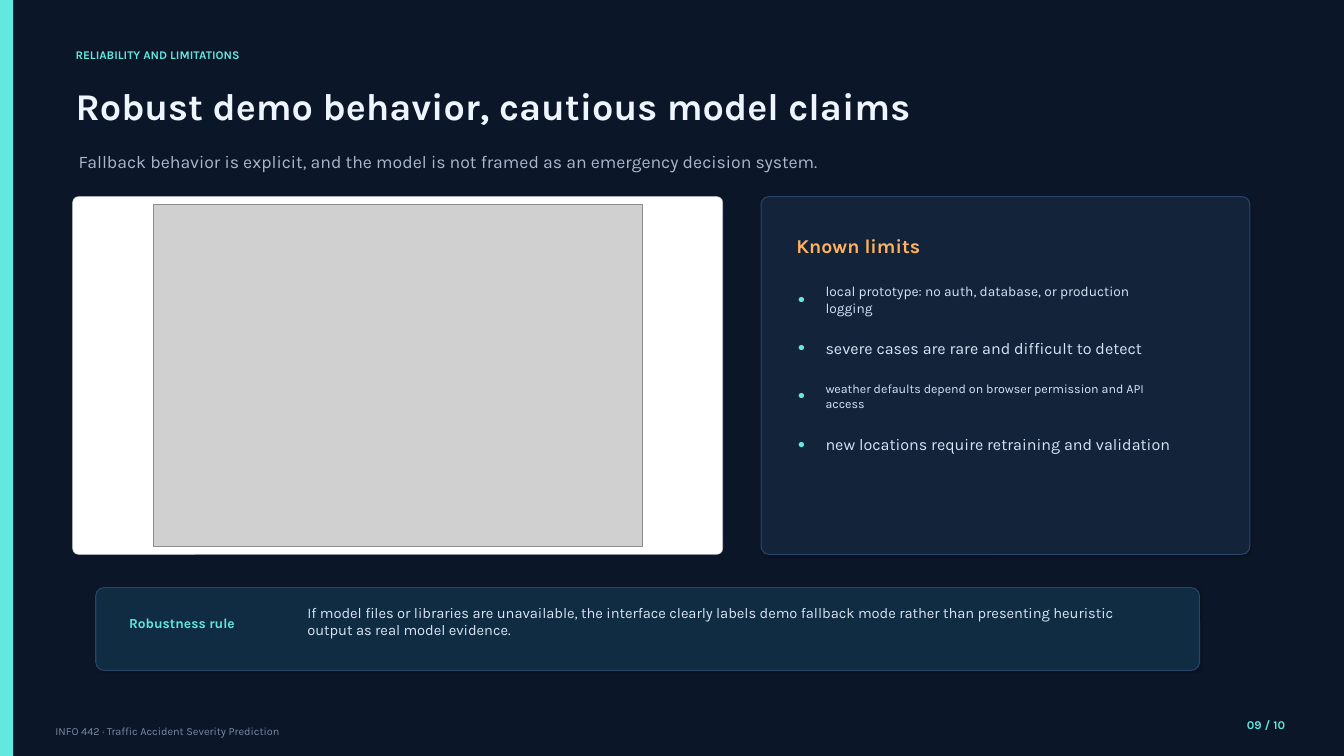
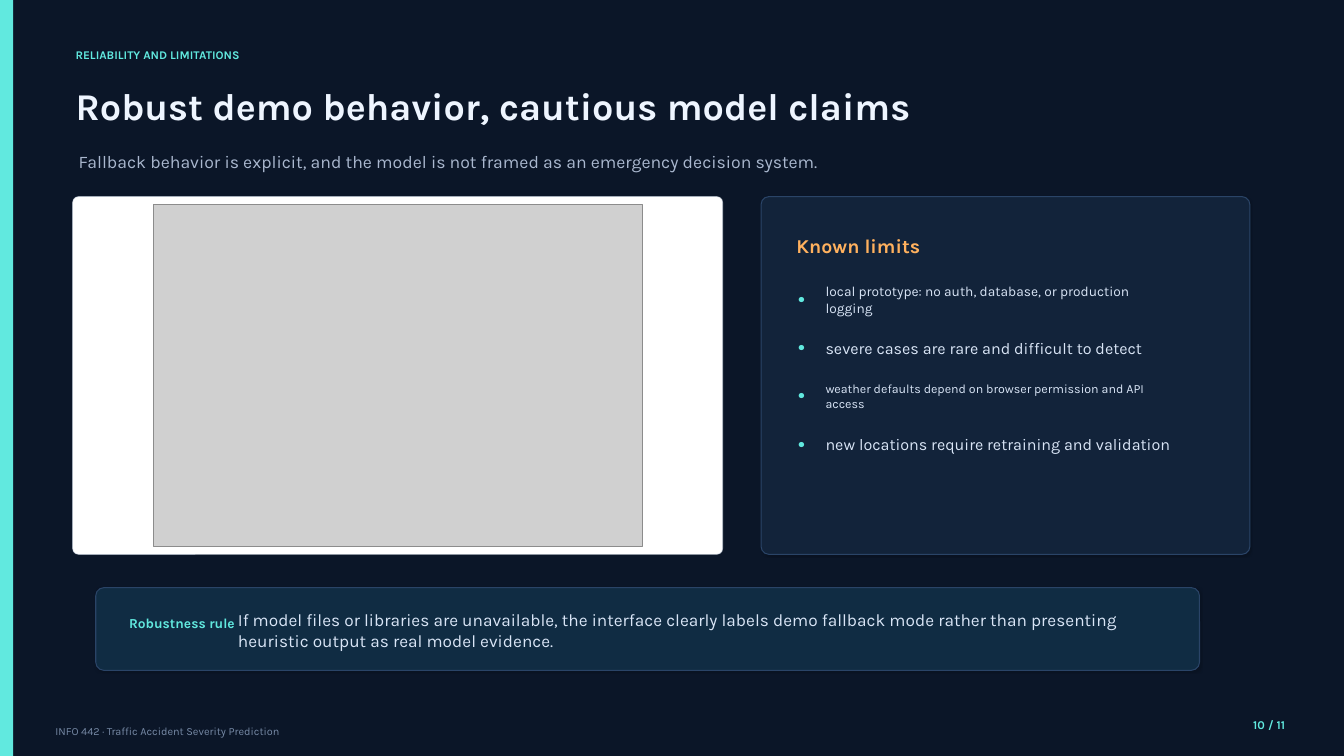
Before and after one commit to Voren0924/LZU-INFO442-Traffic-Accident-Severity-Prediction, a slide deck: slide 10 of M6_Final_Deployment_Report_Presentation/presentation/Presentation.pptx (slide 9 before the commit). Drawn at 1344x756 pixels with LibreOffice and Linux fonts; fonts in the diff are those of the drawing; grey boxes stand for pictures. Boxes give left, top, right and bottom in pixels: in the first picture for what was removed or moved away, otherwise in the second. Text is boxed around its words. In the diff, an @@ line names an element or a change of style, - is before the commit and + after.

```diff
--- a/M6_Final_Deployment_Report_Presentation/presentation/Presentation.pptx
+++ b/M6_Final_Deployment_Report_Presentation/presentation/Presentation.pptx
@@ text "If model files or libraries ...": place and size @@
-text "If model files or libraries ..." at <box>307,608,1113,639</box>
+text "If model files or libraries ..." at <box>238,614,1116,651</box>
@@ text "If model files or libraries ..." at <box>238,614,1116,651</box>: size 10.5 to 12.3 pt @@
@@ text at <box>1253,721,1285,729</box>: text changed @@
-09 / 10
+10 / 11
```
Also in this commit, not shown: 9 other slides changed, 1 slide added.
